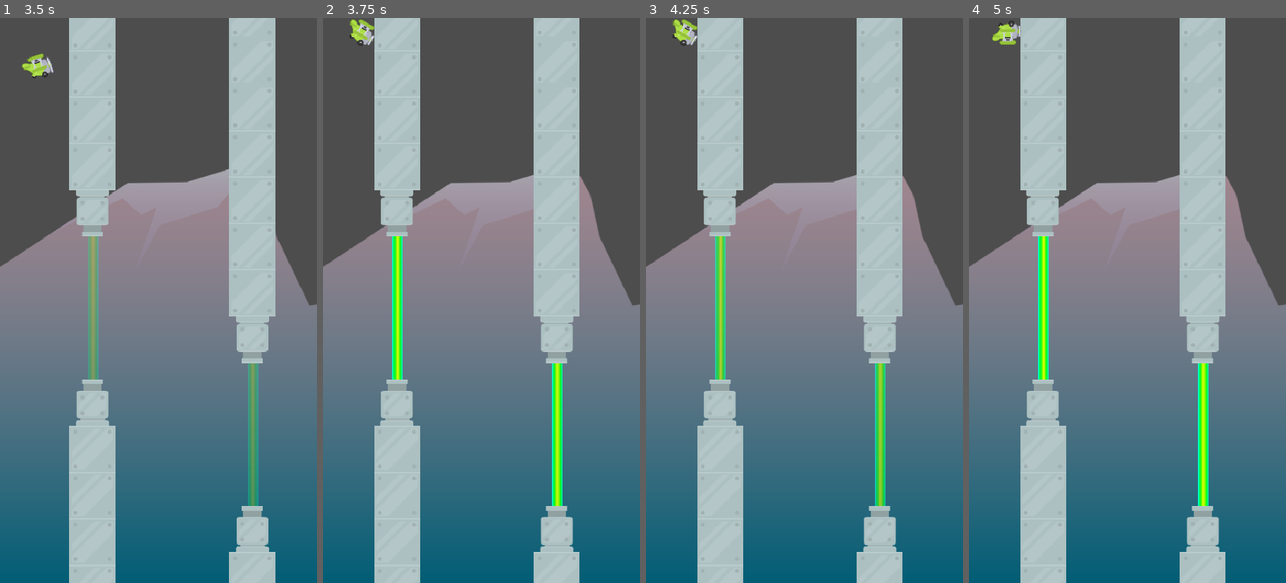
Above: before the commit, frames 1-4 (left to right).
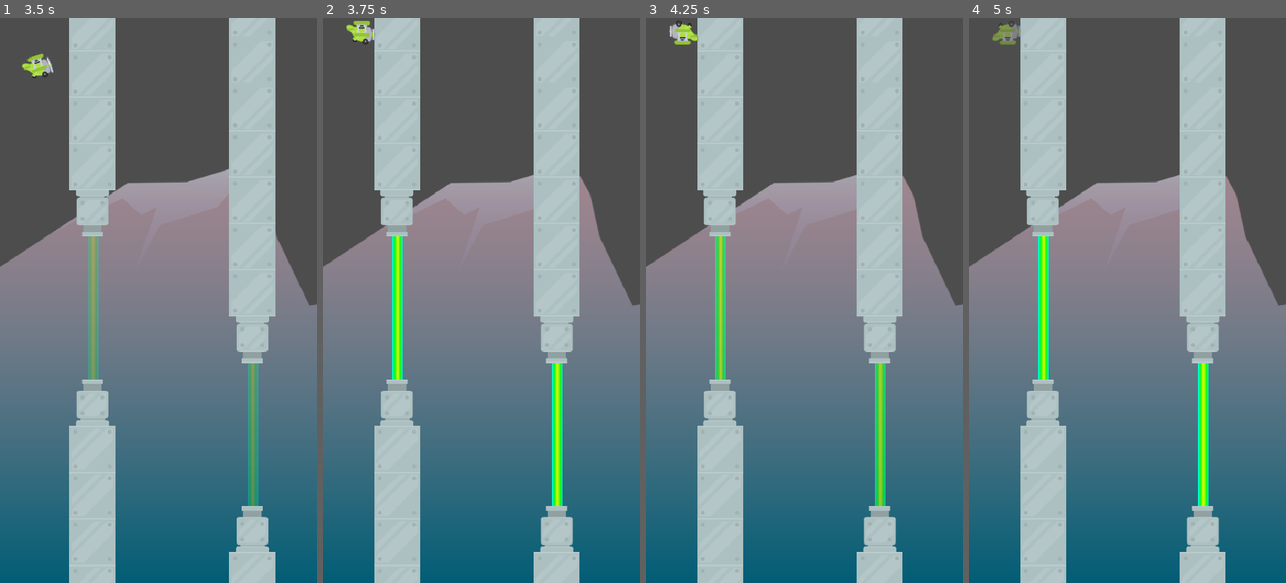
Above: after the commit, the same moments.

Repository: ligarius20fps/kurs-godot
Game: Godot game, scene res://Scenes/Game/Game.tscn
Same seed, same stepped clock (60 frames per second), same inputs: the game is played once before the commit and once after it.
Inputs:
- Up to frame 1 (3.5 s): hold Space (jump) 0.53-1.28 s; tap Space (jump) at 1.35, 1.52, 1.82, 2.85, 3.02, 3.32 s; hold Space (jump) 2.03-2.78 s
- Up to frame 2 (3.75 s): hold Space (jump) from 3.53 s (still down)
- Up to frame 3 (4.25 s): keep holding Space (jump)
- Up to frame 4 (5 s): release Space (jump) at 4.28 s; tap Space (jump) at 4.35, 4.52, 4.82 s

Frame 1 is identical in both runs. In frame 2, 0.2% of the frame differs, in the area x 7-17%, y 0-5%; in frame 3, 0.3%; in frame 4, 0.2%.

Commit message:
lepiej napisana animacja

Diff:
--- a/tappy/Scenes/TappyPlane/TappyPlane.gd
+++ b/tappy/Scenes/TappyPlane/TappyPlane.gd
@@ -1,70 +1,50 @@
 class_name TappyPlane
 extends CharacterBody2D
 
-# trzy statusy samolotu
-# ALIVE - można skakać i obrót zależy od prędkości
-# DYING - gdy się dotknęło przeszkody, to przechodzi na ten status i cały czas się szybko kręci
-@onready var dying_timer: Timer = $DyingTimer
-# DIED - po chwili po statusie DYING przechodzi na ten status i samolot jest do góry nogami
-enum PLANE_STATUS {ALIVE, DYING, DIED}
-
+# do odtwarzania animacji umierania samolotu
+@onready var animation_player: AnimationPlayer = $AnimationPlayer
+@onready var propeller_animation: AnimatedSprite2D = $AnimatedSprite2D
 @onready var engine_sound: AudioStreamPlayer = $EngineSound
 
-signal plane_died
-
+var alive = true
 var gravity: float = ProjectSettings.get("physics/2d/default_gravity")
 const JUMP_POWER: float = -500.0
 var jumped: bool = false
-var plane_status = PLANE_STATUS.ALIVE
-@onready var animated_sprite_2d: AnimatedSprite2D = $AnimatedSprite2D
 
-
-# Called when the node enters the scene tree for the first time.
-func _ready() -> void:
-	pass
-
+signal plane_died
 
 func _unhandled_input(event: InputEvent) -> void:
 	# przycisk do skakania
 	if event.is_action_pressed("jump"):
 		jumped = true
 
+func _physics_process(delta: float) -> void:
+	if alive:
+		# spadamy
+		velocity.y += gravity * delta
+		# żeby prędkość się zgadzała z rotacją,
+		# rotacja to arkustangens z prędkości
+		rotation = atan(velocity.y / 1000)
+		# skocz
+		if jumped:
+			velocity.y = JUMP_POWER
+			jumped = !jumped
+		# jak jest na podłodze, to giń
+		if is_on_floor():
+			die()
+	move_and_slide()
+
 # jak samolot umarł
 func die():
-	animated_sprite_2d.pause()
+	# wyprostuj i nie ruszaj się
+	rotation = 0
+	velocity = Vector2()
+	# śmigło się nie kręci
+	propeller_animation.pause()
 	# silnik przestaje warkotać
 	engine_sound.stop()
-	# umiera, czyli się kręci
-	plane_status = PLANE_STATUS.DYING
-	#get_tree().paused = true
+	# umiera, czyli cały się kręci
+	animation_player.play("dying")
 	emit_signal("plane_died")
-	velocity = Vector2()
-	dying_timer.start()
-
-func _died():
-	plane_status = PLANE_STATUS.DIED
-
-func _physics_process(delta: float) -> void:
-	match plane_status:
-		PLANE_STATUS.ALIVE:
-			# spadamy
-			velocity.y += gravity * delta
-			# żeby prędkość się zgadzała z rotacją,
-			# rotacja to arkustangens z prędkości
-			rotation = atan(velocity.y / 1000)
-			# skocz
-			if jumped:
-				velocity.y = JUMP_POWER
-				jumped = !jumped
-			# jak jest na podłodze, to giń
-			if is_on_floor():
-				die()
-		PLANE_STATUS.DYING:
-			rotate(8 * PI * delta)
-		PLANE_STATUS.DIED:
-			rotation = 0
-			scale = Vector2(1,-1)
-			get_tree().paused = true
-			set_physics_process(false)
-	# rusz obiektem, to jest na samym końcu
-	move_and_slide()
+	get_tree().paused = true
+	set_physics_process(false)
--- a/tappy/Scenes/TappyPlane/TappyPlane.tscn
+++ b/tappy/Scenes/TappyPlane/TappyPlane.tscn
@@ -39,6 +39,92 @@
 [sub_resource type="CircleShape2D" id="CircleShape2D_8tt1i"]
 radius = 17.029387
 
+[sub_resource type="Animation" id="Animation_kv6wn"]
+length = 0.001
+tracks/0/type = "value"
+tracks/0/imported = false
+tracks/0/enabled = true
+tracks/0/path = NodePath("AnimatedSprite2D:rotation")
+tracks/0/interp = 1
+tracks/0/loop_wrap = true
+tracks/0/keys = {
+"times": PackedFloat32Array(0),
+"transitions": PackedFloat32Array(1),
+"update": 0,
+"values": [0.0]
+}
+tracks/1/type = "value"
+tracks/1/imported = false
+tracks/1/enabled = true
+tracks/1/path = NodePath("AnimatedSprite2D:scale")
+tracks/1/interp = 1
+tracks/1/loop_wrap = true
+tracks/1/keys = {
+"times": PackedFloat32Array(0),
+"transitions": PackedFloat32Array(1),
+"update": 0,
+"values": [Vector2(0.5, 0.5)]
+}
+tracks/2/type = "value"
+tracks/2/imported = false
+tracks/2/enabled = true
+tracks/2/path = NodePath("AnimatedSprite2D:modulate")
+tracks/2/interp = 1
+tracks/2/loop_wrap = true
+tracks/2/keys = {
+"times": PackedFloat32Array(0),
+"transitions": PackedFloat32Array(1),
+"update": 0,
+"values": [Color(1, 1, 1, 1)]
+}
+
+[sub_resource type="Animation" id="Animation_jfjno"]
+resource_name = "dying"
+length = 1.0000111
+step = 0.083333336
+tracks/0/type = "value"
+tracks/0/imported = false
+tracks/0/enabled = true
+tracks/0/path = NodePath("AnimatedSprite2D:rotation")
+tracks/0/interp = 0
+tracks/0/loop_wrap = true
+tracks/0/keys = {
+"times": PackedFloat32Array(0, 0.083333336, 0.16666667, 0.25, 0.33333334, 0.4166667, 0.5, 0.5833334, 0.6666667, 0.75, 0.8333334, 0.9166667, 1),
+"transitions": PackedFloat32Array(1, 1, 1, 1, 1, 1, 1, 1, 1, 1, 1, 1, 1),
+"update": 0,
+"values": [0.0, 1.5707963267948966, 3.1415927, 4.71238898038469, 0.0, 1.5707963267948966, 3.1415927, 4.71238898038469, 0.0, 1.5707963267948966, 3.1415927, 4.71238898038469, 0.0]
+}
+tracks/1/type = "value"
+tracks/1/imported = false
+tracks/1/enabled = true
+tracks/1/path = NodePath("AnimatedSprite2D:scale")
+tracks/1/interp = 0
+tracks/1/loop_wrap = true
+tracks/1/keys = {
+"times": PackedFloat32Array(0, 1),
+"transitions": PackedFloat32Array(1, 1),
+"update": 0,
+"values": [Vector2(0.5, 0.5), Vector2(0.5, -0.5)]
+}
+tracks/2/type = "value"
+tracks/2/imported = false
+tracks/2/enabled = true
+tracks/2/path = NodePath("AnimatedSprite2D:modulate")
+tracks/2/interp = 0
+tracks/2/loop_wrap = true
+tracks/2/keys = {
+"times": PackedFloat32Array(0, 1.0000111),
+"transitions": PackedFloat32Array(1, 1),
+"update": 0,
+"values": [Color(1, 1, 1, 1), Color(1, 1, 1, 0.5019608)]
+}
+
+[sub_resource type="AnimationLibrary" id="AnimationLibrary_bfldv"]
+_data = {
+&"RESET": SubResource("Animation_kv6wn"),
+&"dying": SubResource("Animation_jfjno")
+}
+
 [node name="TappyPlane" type="CharacterBody2D"]
 collision_layer = 2
 collision_mask = 3
@@ -59,7 +145,7 @@
 autoplay = true
 parameters/looping = true
 
-[node name="DyingTimer" type="Timer" parent="."]
-one_shot = true
-
-[connection signal="timeout" from="DyingTimer" to="." method="_died"]
+[node name="AnimationPlayer" type="AnimationPlayer" parent="."]
+libraries = {
+&"": SubResource("AnimationLibrary_bfldv")
+}
Not shown: 1 places in tappy/Scenes/TappyPlane/TappyPlane.tscn that only renumber resources
